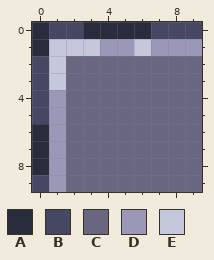
Pixel-art file, stored at Assets/Textures/polished_stone.aseprite. Above: the version before the commit.
10x10 pixels, 1 frame.
Palette (. is transparent): A #282c3c  B #464762  C #696682  D #9a97b9  E #c5c7dd
Pixels before, first column x 0:
 0 ABBAAAABBB
 1 AEEEDDEDDD
 2 BECCCCCCCC
 3 BECCCCCCCC
 4 BDCCCCCCCC
 5 BDCCCCCCCC
 6 ADCCCCCCCC
 7 ADCCCCCCCC
 8 ADCCCCCCCC
 9 BDCCCCCCCC
After the commit:
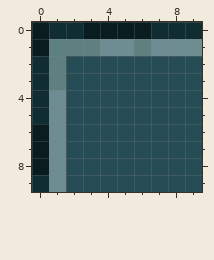
The exact change:
colour A: #282c3c -> #091c20
colour B: #464762 -> #0f2d33
colour C: #696682 -> #264c55
colour D: #9a97b9 -> #6e8d92
colour E: #c5c7dd -> #5e8081
Pixel boxes of the changes (left, top, right, bottom) in both pictures:
changed: (32, 22, 202, 192)
